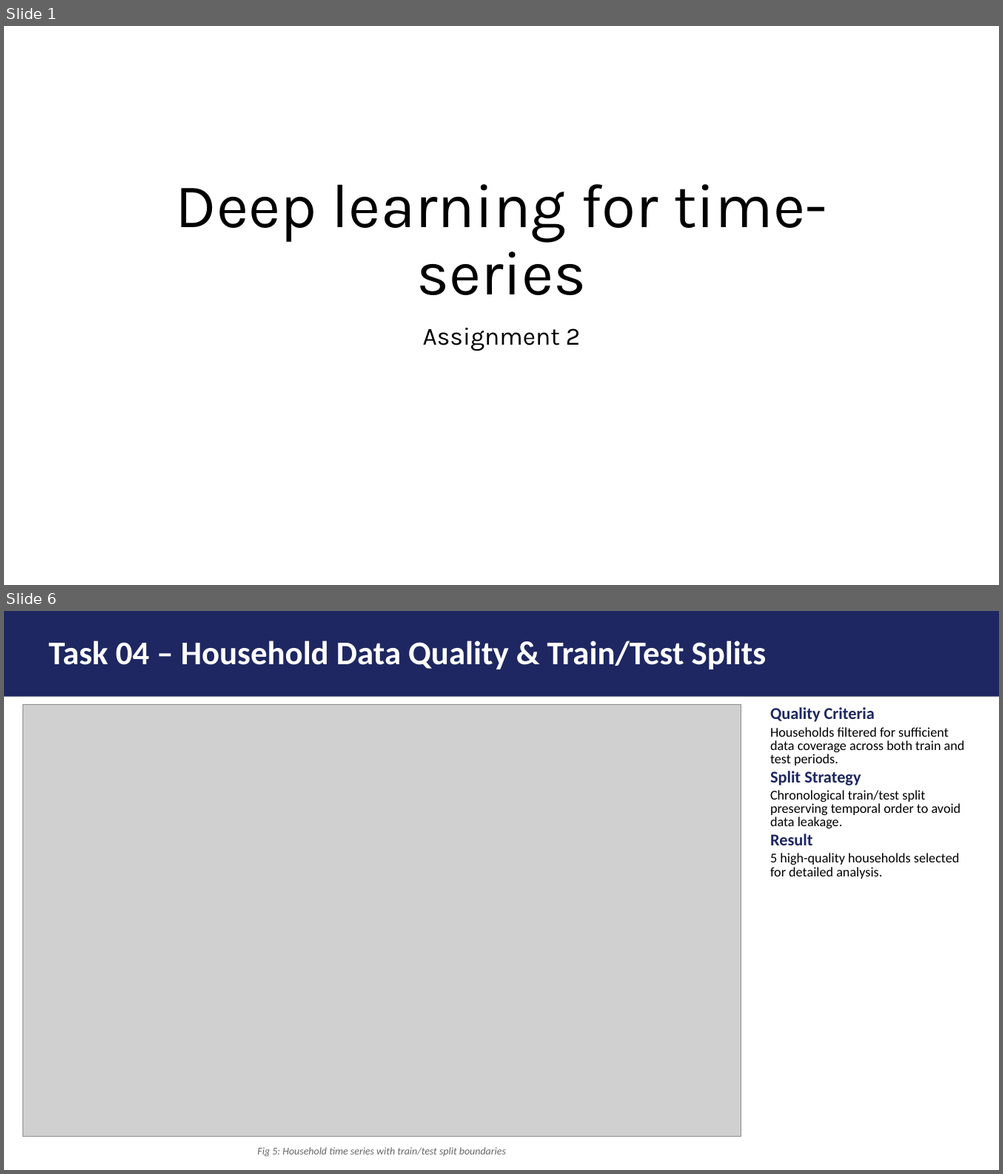
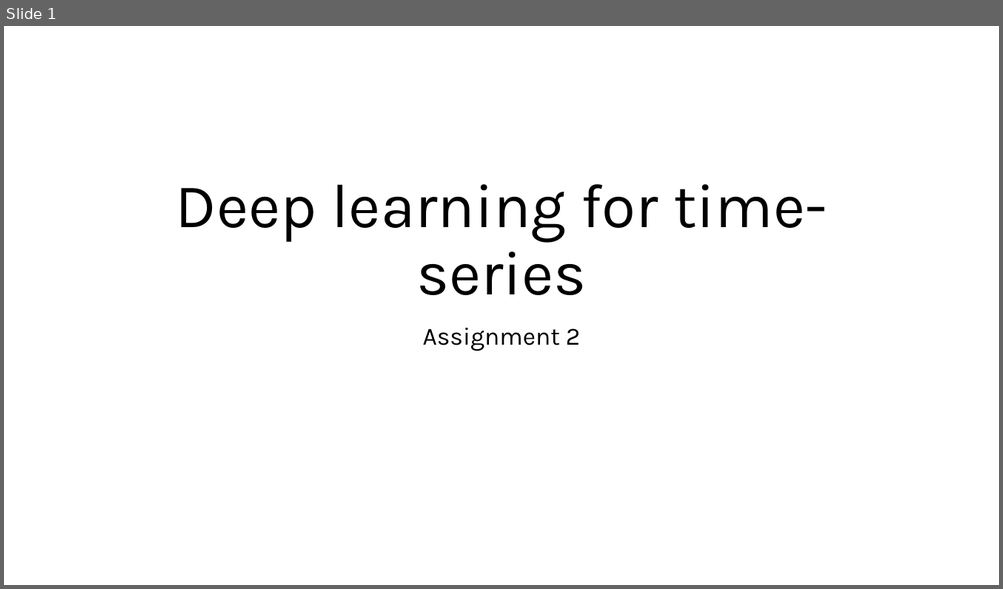
Before and after one commit to FVardi/PhD-Courses, a slide deck: Deep learning for time-series/Assignment 2/Presentation.pptx. Shown one above the other, each under a label of ours: slides 1 and 6 before the commit, slide 1 after it; the slides between them are not shown. The pictures are 1003x1174 and 1003x589 pixels, drawn with LibreOffice and Linux fonts; fonts in the diff are those of the drawing; grey boxes stand for pictures. Boxes give left, top, right and bottom in pixels: in the first picture for what was removed or moved away, otherwise in the second. Text is boxed around its words. In the diff, an @@ line names an element or a change of style, - is before the commit and + after.

```diff
--- a/Deep learning for time-series/Assignment 2/Presentation.pptx
+++ b/Deep learning for time-series/Assignment 2/Presentation.pptx
@@ slide 6 removed at (x1=4, y1=611, x2=999, y2=1170), background #FFFFFF @@
@@ rectangle removed at (x1=4, y1=611, x2=999, y2=697) @@
@@ title removed at (x1=48, y1=641, x2=765, y2=669) @@
-Task 04 – Household Data Quality & Train/Test Splits
@@ picture removed at (x1=22, y1=705, x2=740, y2=1138) @@
@@ text removed at (x1=770, y1=707, x2=965, y2=879) @@
-Quality Criteria
-Households filtered for sufficient data coverage across both train and test periods.
-Split Strategy
-Chronological train/test split preserving temporal order to avoid data leakage.
-Result
-5 high-quality households selected for detailed analysis.
@@ text removed at (x1=257, y1=1147, x2=506, y2=1157) @@
-Fig 5: Household time series with train/test split boundaries
```
Also in this commit, not shown: 2 slides changed, 7 slides added, 4 other slides removed, 15 other files.
